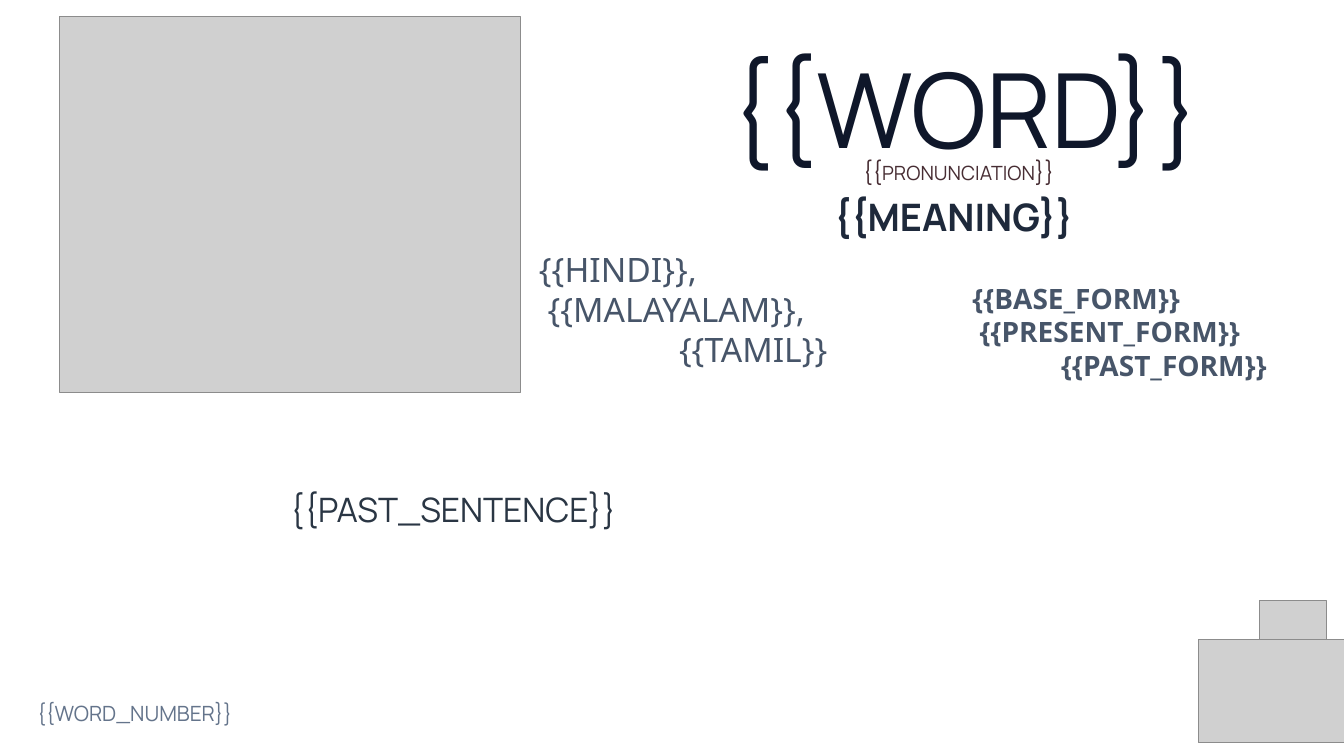
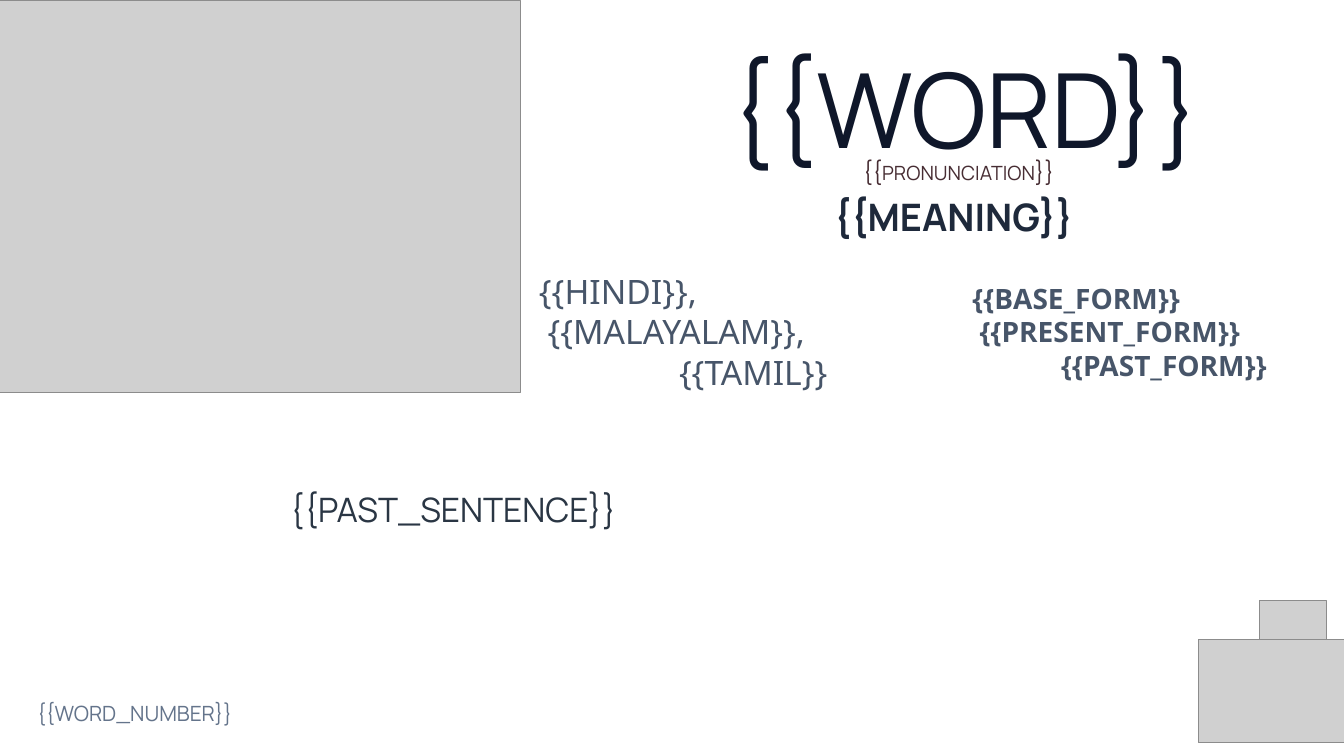
Before and after one commit to PrinceNR/AIVideoAutomation, a slide deck: slide 2 of templates/vocabulary_template_v3.pptx. Drawn at 1344x756 pixels with LibreOffice and Linux fonts; fonts in the diff are those of the drawing; grey boxes stand for pictures; background and template pictures are left out. Boxes give left, top, right and bottom in pixels: in the first picture for what was removed or moved away, otherwise in the second. Text is boxed around its words. In the diff, an @@ line names an element or a change of style, - is before the commit and + after.

```diff
--- a/templates/vocabulary_template_v3.pptx
+++ b/templates/vocabulary_template_v3.pptx
@@ picture: place and size @@
-picture at (59, 17, 520, 392)
+picture at (0, 1, 520, 392)
@@ text "{{HINDI}}, {{MALAYALAM}}, {{TAMIL}}": place and size @@
-text "{{HINDI}}, {{MALAYALAM}}, {{TAMIL}}" at (539, 258, 827, 368)
+text "{{HINDI}}, {{MALAYALAM}}, {{TAMIL}}" at (539, 280, 827, 391)
```
Also in this commit, not shown: 3 other slides changed, 21 other files.
